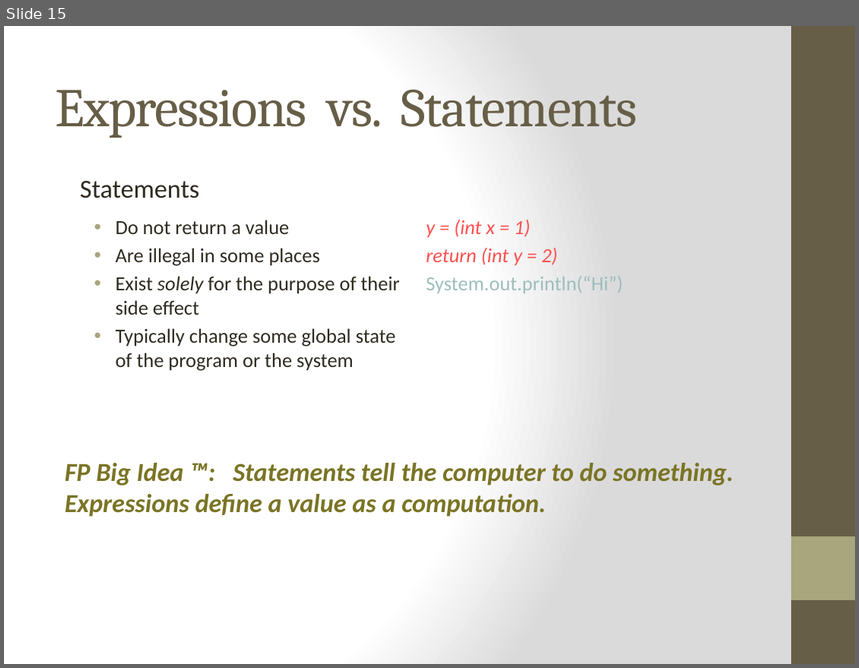
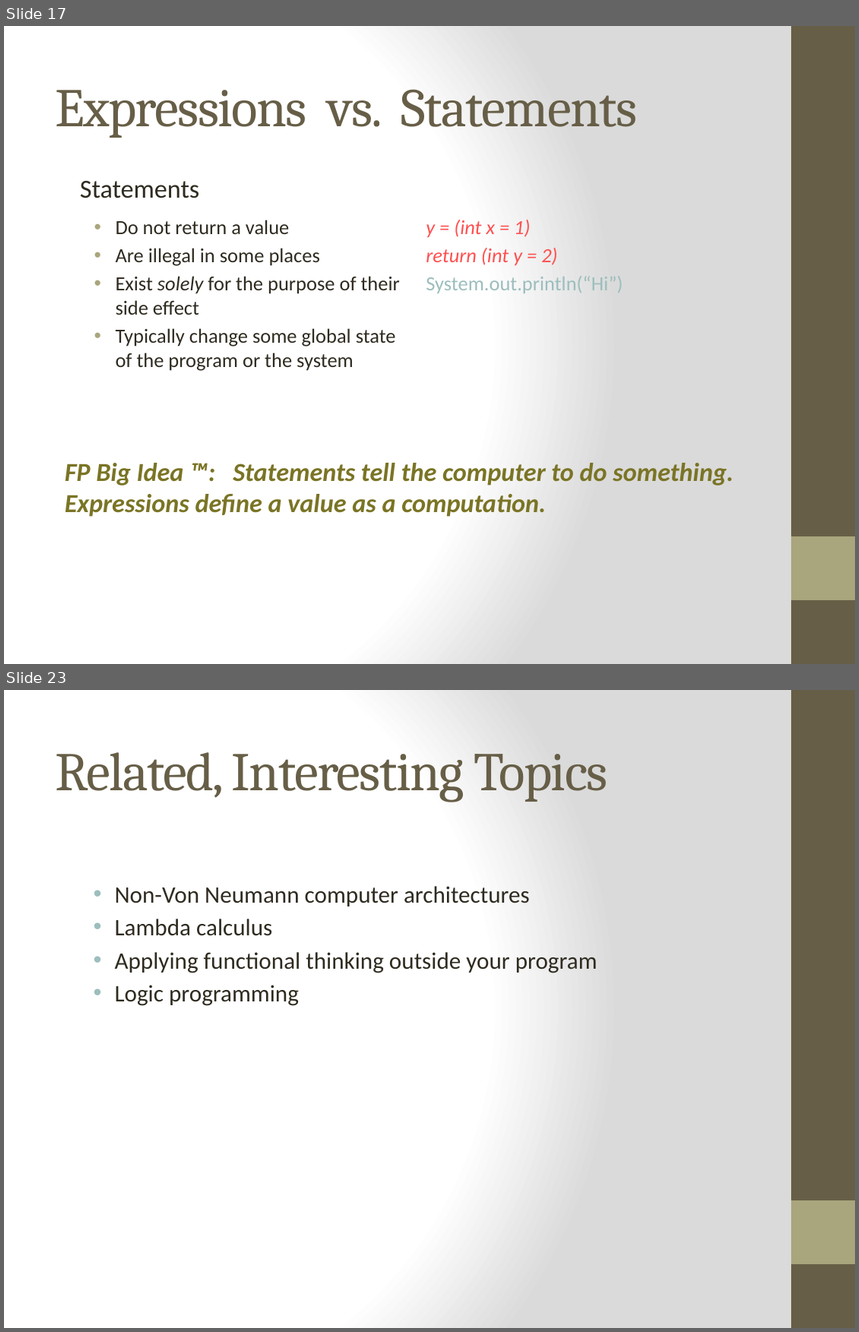
Before and after one commit to bjhartin/FoundationsOfFunctionalProgramming, a slide deck: FoundationsOfFunctionalProgramming.pptx. Shown one above the other, each under a label of ours: slide 15 before the commit, slides 17 and 23 after it; the slides between them are not shown. The pictures are 859x668 and 859x1332 pixels, drawn with LibreOffice and Linux fonts; fonts in the diff are those of the drawing. Boxes give left, top, right and bottom in pixels: in the first picture for what was removed or moved away, otherwise in the second. Text is boxed around its words. In the diff, an @@ line names an element or a change of style, - is before the commit and + after.

```diff
--- a/FoundationsOfFunctionalProgramming.pptx
+++ b/FoundationsOfFunctionalProgramming.pptx
@@ slide 23 added at box(4, 690, 855, 1328), background gradient #FFFFFF to #DADADA; not listed: 2 template elements that a slide beside it also shows @@
@@ title added at box(55, 752, 608, 802), 46 pt, text #675E47 @@
+Related, Interesting Topics
@@ text added at box(115, 886, 598, 1006), 20 pt, text #2F2B20 @@
+  • Non-Von Neumann computer architectures
+  • Lambda calculus
+  • Applying functional thinking outside your program
+  • Logic programming
@@ what was slide 15 is now slide 17 @@
```
Also in this commit, not shown: 9 slides changed, 8 other slides added, 2 slides removed, 5 other files.
